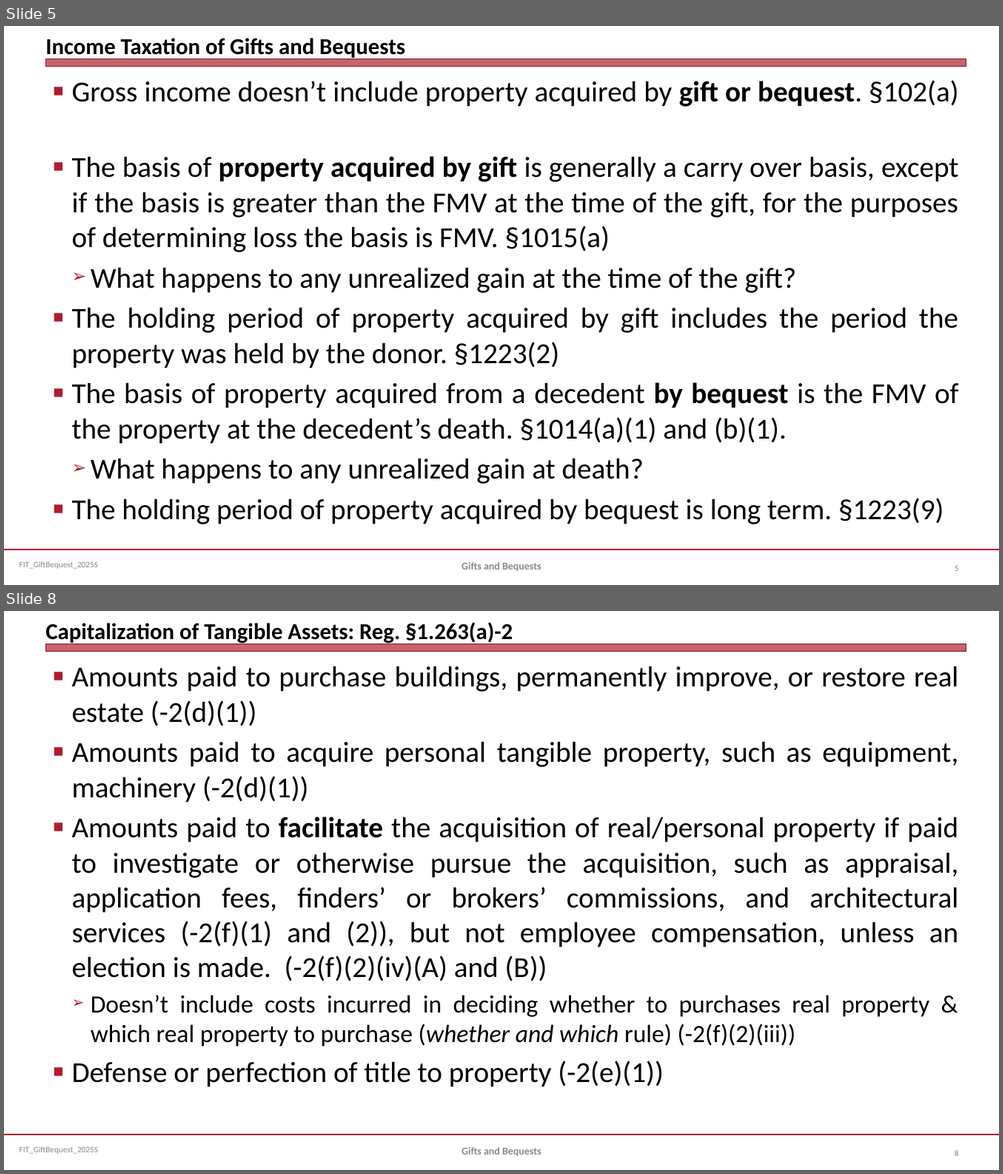
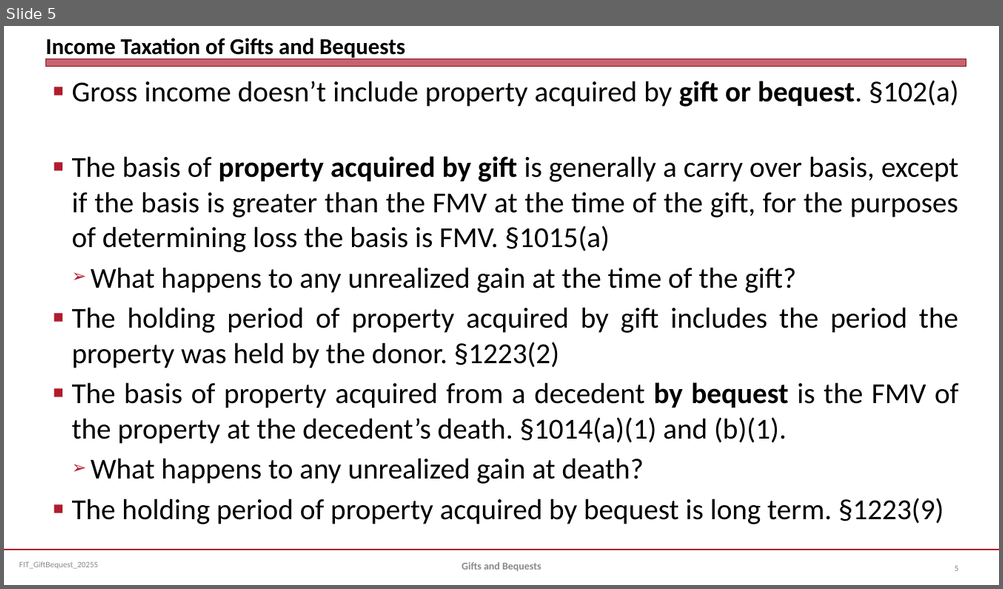
Before and after one commit to jmc877/Fed-Income-Tax, a slide deck: slides/FIT_GiftBequest_2025S.pptx. Shown one above the other, each under a label of ours: slides 5 and 8 before the commit, slide 5 after it; the slides between them are not shown. The pictures are 1003x1174 and 1003x589 pixels, drawn with LibreOffice and Linux fonts; fonts in the diff are those of the drawing. Boxes give left, top, right and bottom in pixels: in the first picture for what was removed or moved away, otherwise in the second. Text is boxed around its words. In the diff, an @@ line names an element or a change of style, - is before the commit and + after.

```diff
--- a/slides/FIT_GiftBequest_2025S.pptx
+++ b/slides/FIT_GiftBequest_2025S.pptx
@@ slide 8 removed at [4, 611, 999, 1170], background #FFFFFF; not listed: 3 template elements that a slide beside it also shows @@
@@ title removed at [45, 622, 512, 645] @@
-Capitalization of Tangible Assets: Reg. §1.263(a)-2
@@ text removed at [72, 666, 958, 1088] @@
-■ Amounts paid to purchase buildings, permanently improve, or restore real estate (-2(d)(1))
-■ Amounts paid to acquire personal tangible property, such as equipment, machinery (-2(d)(1))
-■ Amounts paid to facilitate the acquisition of real/personal property if paid to investigate or otherwise pursue the acquisition, such as appraisal, application fees, finders’ or brokers’ commissions, and architectural services (-2(f)(1) and (2)), but not employee compensation, unless an election is made. (-2(f)(2)(iv)(A) and (B))
-  ➢ Doesn’t include costs incurred in deciding whether to purchases real property & which real property to purchase (whether and which rule) (-2(f)(2)(iii))
-■ Defense or perfection of title to property (-2(e)(1))
@@ text removed at [461, 1147, 541, 1156] @@
-Gifts and Bequests
@@ page number removed at [954, 1150, 959, 1156] @@
-8
```
Also in this commit, not shown: 2 slides changed, 2 slides added, 4 other slides removed, 1 other file.
